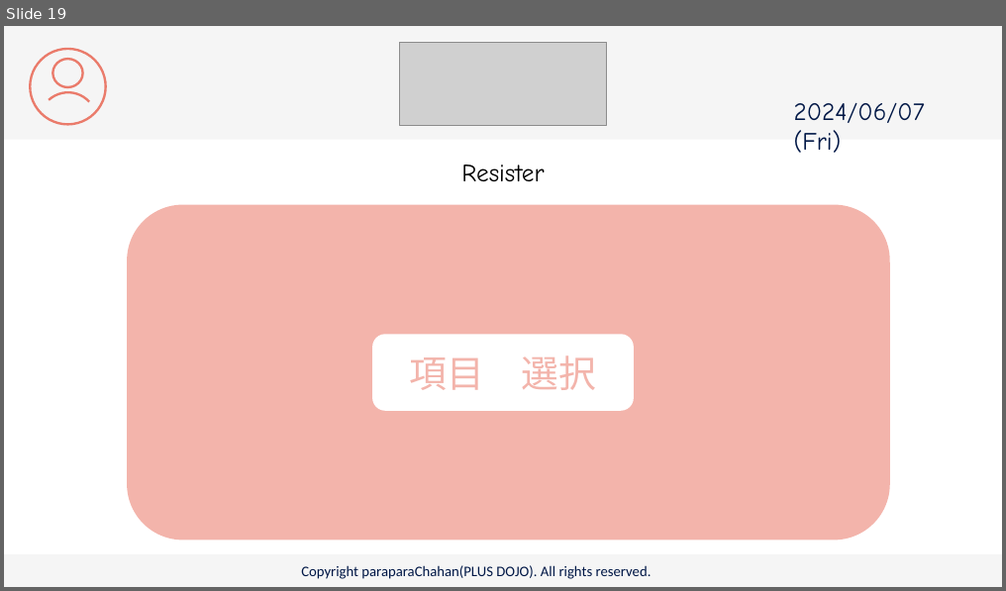
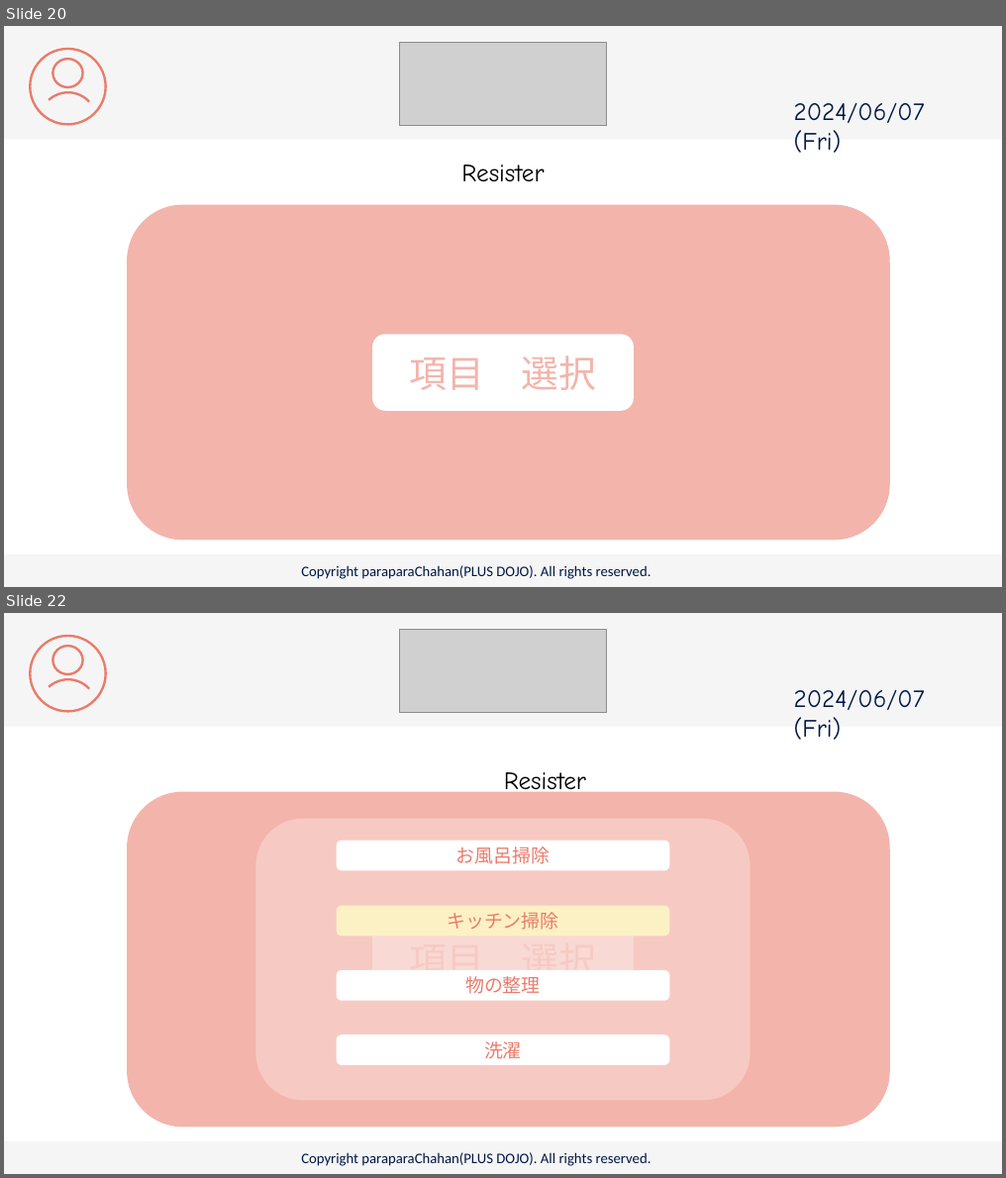
Before and after one commit to plusdojo2024/C2, a slide deck: doc/13_外部設計/famiLink 画面デザイン.pptx. Shown one above the other, each under a label of ours: slide 19 before the commit, slides 20 and 22 after it; the slides between them are not shown. The pictures are 1006x591 and 1006x1178 pixels, drawn with LibreOffice and Linux fonts; fonts in the diff are those of the drawing; grey boxes stand for pictures. Boxes give left, top, right and bottom in pixels: in the first picture for what was removed or moved away, otherwise in the second. Text is boxed around its words. In the diff, an @@ line names an element or a change of style, - is before the commit and + after.

```diff
--- a/doc/13_外部設計/famiLink 画面デザイン.pptx
+++ b/doc/13_外部設計/famiLink 画面デザイン.pptx
@@ slide 22 added at <box>4,613,1002,1174</box>, background #FFFFFF @@
@@ rectangle added at <box>4,613,1002,727</box>, fill #F5F5F5 @@
@@ ellipse added at <box>30,636,106,711</box>, outline #EA7B6B 2.25 pt @@
@@ picture added at <box>399,630,607,713</box> @@
@@ arc (boxed as its full ellipse) added at <box>28,667,109,749</box>, outline #EA7B6B 2.25 pt @@
@@ ellipse added at <box>53,646,82,674</box>, outline #EA7B6B 2.25 pt @@
@@ text added at <box>794,690,925,740</box>, 24 pt, text #001746 @@
+2024/06/07 (Fri)
@@ text added at <box>504,772,586,798</box>, 24 pt, text #000000 @@
+Resister
@@ rounded rectangle added at <box>127,792,890,1128</box>, fill #F3B4AB @@
@@ rounded rectangle added at <box>256,819,750,1101</box>, fill #F7D0C9 at 80% opacity @@
@@ rounded rectangle added at <box>337,841,669,871</box>, fill #FFFFFF, 18 pt, text #EA7B6B @@
+お風呂掃除
@@ rounded rectangle added at <box>337,906,669,937</box>, fill #FCF1C4, 18 pt, text #EA7B6B @@
+キッチン掃除
@@ rounded rectangle added at <box>372,922,634,998</box>, fill #FFFFFF, 36 pt, text #F3B4AB @@
+項目 選択
@@ rounded rectangle added at <box>337,970,669,1001</box>, fill #FFFFFF, 18 pt, text #EA7B6B @@
+物の整理
@@ rounded rectangle added at <box>337,1035,669,1065</box>, fill #FFFFFF, 18 pt, text #EA7B6B @@
+洗濯
@@ rectangle added at <box>4,1142,1002,1174</box>, fill #F5F5F5 @@
@@ text added at <box>301,1153,651,1166</box>, 14 pt, text #001746 @@
+Copyright paraparaChahan(PLUS DOJO). All rights reserved.
@@ what was slide 19 is now slide 20 @@
```
Also in this commit, not shown: 2 slides changed, 1 other slide added.
